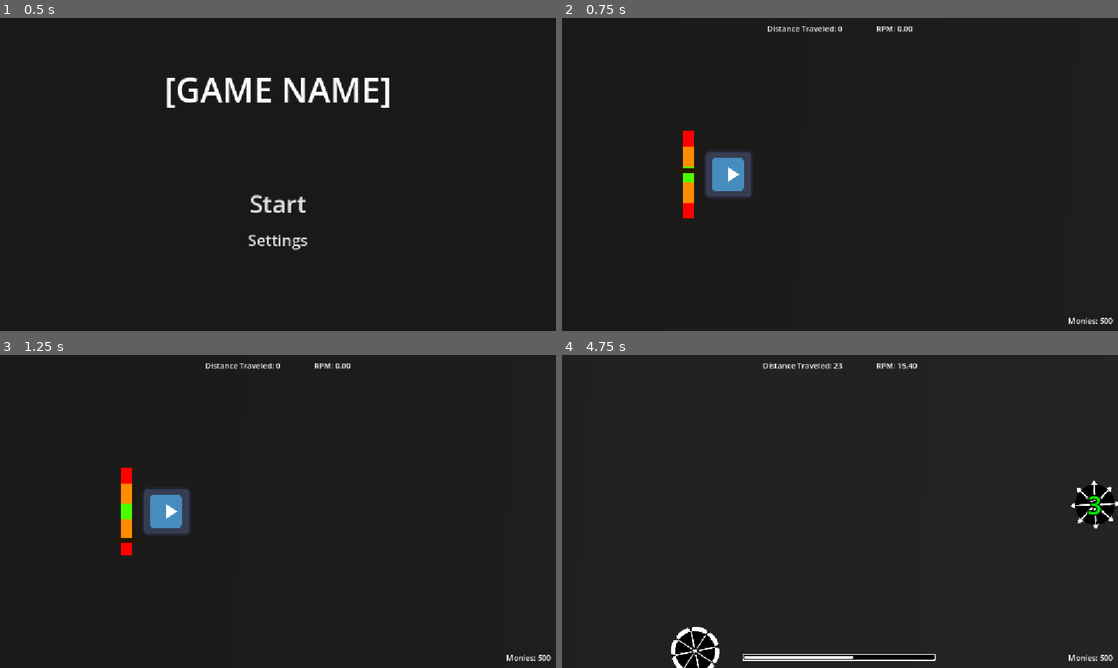
Above: before the commit, frames 1-4 (two rows, left to right).
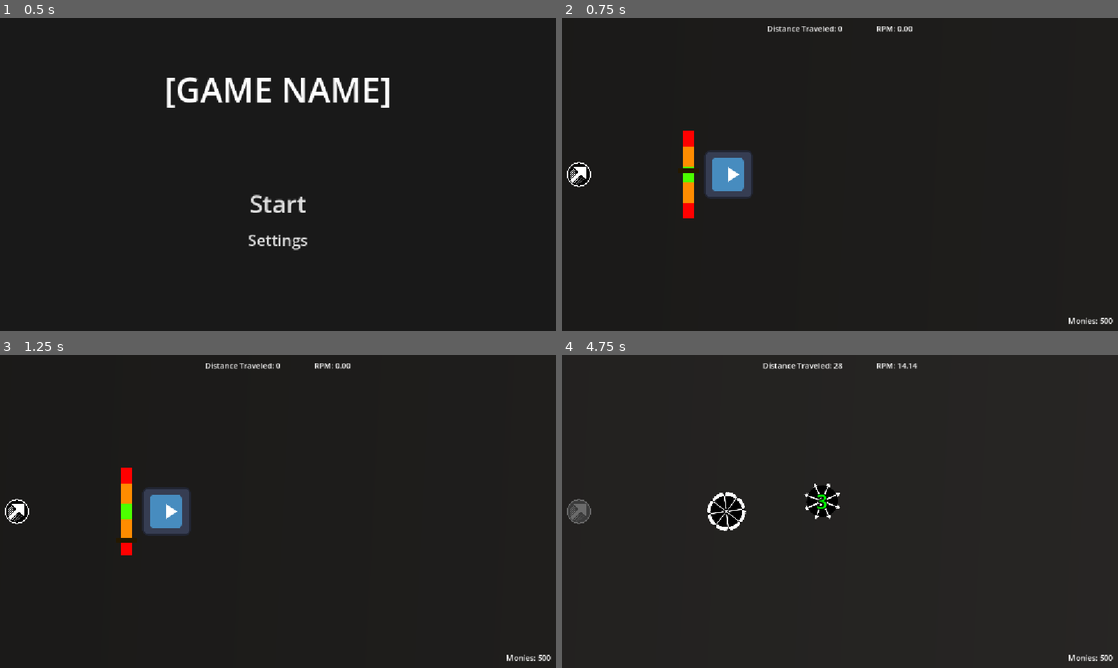
Above: after the commit, the same moments.

Repository: ryder-james/AVerySeriousGameJam
Game: Godot game, scene res://ui/main_menu.tscn
Same seed, same stepped clock (60 frames per second), same inputs: the game is played once before the commit and once after it. The engine's default icon, where the game draws it, is replaced by a stand-in: a white triangle on a blue panel in a dark square.
Inputs:
- Up to frame 1 (0.5 s): no input
- Up to frame 2 (0.75 s): click "Start" at 0.5 s
- Up to frame 3 (1.25 s): no input
- Up to frame 4 (4.75 s): tap Enter at 1.25 s; hold Space (launch) 1.28-2.03 s; tap A (ccw) at 2.1 s; tap Space (launch) at 2.3, 3.05, 3.6 s; hold D (cw) 2.78-3.53 s; hold Space (launch) from 4.28 s (still down)

Frame 1 is identical in both runs. In frame 2, 0.3% of the frame differs, in the area x 0-6%, y 46-54%; in frame 3, 0.3%; in frame 4, 3.9%, in the area x 0-100%, y 2-100%.

Commit message:
feat: Add dash charges

Diff:
--- a/beyblade/beyblade.gd
+++ b/beyblade/beyblade.gd
@@ -1,9 +1,11 @@
+class_name Beyblade
 extends RigidBody2D
 
 
 signal die
-signal start_dash
-signal end_dash
+signal dash_start
+signal dash_end
+signal dash_recharge
 
 
 const DASH_RIGHT := deg_to_rad(0.0)
@@ -17,13 +19,16 @@
 @export var gravity_force: float = 50.0
 @export var clash_detection_distance: float = 90.0
 
+var max_dash_charges: int = 1
 var is_dashing := false
 var dash_duration := 0.0
 var _preferred_dash_angle := DASH_RIGHT
 var _dash_tween: Tween = null
 
 @onready var rpm_agent: RPMAgent = %RPMAgent
+@onready var dash_charges: int = max_dash_charges
 @onready var _default_angular_damp: float = angular_damp
+@onready var _dash_recharge_timer: Timer = %DashRechargeTimer
 
 
 func _ready() -> void:
@@ -36,6 +41,7 @@
 	)
 	Game.clash.connect(_on_clash)
 	Game.player = self
+	_dash_recharge_timer.timeout.connect(_on_dash_recharge)
 
 
 func _process(_delta: float) -> void:
@@ -71,8 +77,9 @@
 		if release_dash:
 			_release_dash(dash_angle)
 	else:
-		if event.is_action_pressed("launch"):
-			start_dash.emit()
+		if dash_charges > 0 and event.is_action_pressed("launch"):
+			dash_charges -= 1
+			dash_start.emit()
 			is_dashing = true
 			dash_duration = max_dash_duration
 			_dash_tween = create_tween()
@@ -93,7 +100,12 @@
 	_preferred_dash_angle = 0.0
 	is_dashing = false
 	apply_central_impulse((Vector2.RIGHT * dash_strength).rotated(angle))
-	end_dash.emit()
+	dash_end.emit()
+
+
+func _on_dash_recharge() -> void:
+	dash_charges = min(dash_charges + 1, max_dash_charges)
+	dash_recharge.emit()
 
 
 func _on_clash(_player_rpm: RPMAgent, _enemy_rpm: RPMAgent, result: Game.ClashResult):
--- a/beyblade/beyblade.tscn
+++ b/beyblade/beyblade.tscn
@@ -54,3 +54,8 @@
 
 [node name="CollisionShape2D" type="CollisionShape2D" parent="ClashZone" unique_id=1266876625]
 shape = SubResource("CircleShape2D_ujo3m")
+
+[node name="DashRechargeTimer" type="Timer" parent="." unique_id=1284406729]
+unique_name_in_owner = true
+wait_time = 3.0
+autostart = true
--- a/game.gd
+++ b/game.gd
@@ -8,10 +8,9 @@
 	PLAYER_SUPER_VICTORY,
 }
 
-const Beyblade = preload("uid://dvgou34t5mt21")
-
 @warning_ignore("unused_signal")
 signal player_set(player: Beyblade)
+@warning_ignore("unused_signal")
 signal launch(power: float, angle: float)
 signal clash(player: RPMAgent, enemy: RPMAgent, result: ClashResult)
 
@@ -66,13 +65,13 @@
 func set_player(new_player: Beyblade) -> void:
 	if player:
 		player.die.disconnect(_on_player_died)
-		player.start_dash.disconnect(_on_dash_started)
-		player.end_dash.disconnect(_on_dash_ended)
+		player.dash_start.disconnect(_on_dash_started)
+		player.dash_end.disconnect(_on_dash_ended)
 	player = new_player
 	if player:
 		player.die.connect(_on_player_died)
-		player.start_dash.connect(_on_dash_started)
-		player.end_dash.connect(_on_dash_ended)
+		player.dash_start.connect(_on_dash_started)
+		player.dash_end.connect(_on_dash_ended)
 		camera = get_tree().root.get_camera_2d()
 		default_camera_zoom = camera.zoom
 		player_set.emit(player)
--- /dev/null
+++ b/ui/dash_charges.gd
@@ -0,0 +1,41 @@
+extends VBoxContainer
+
+
+const DASH_CHARGE_SCENE = preload("uid://qkqpa7huimdn")
+const UIDashCharge = preload("uid://dtqhe4pkd4jeq")
+
+
+var _player: Beyblade
+var _charges: Array[UIDashCharge] = []
+
+
+func _ready() -> void:
+	if Game.player:
+		_on_player_set(Game.player)
+	else:
+		Game.player_set.connect(_on_player_set)
+
+
+func _on_player_set(new_player: Beyblade) -> void:
+	if _player:
+		for child in get_children():
+			child.queue_free()
+		_charges.clear()
+		_player.dash_start.disconnect(_on_dash)
+		_player.dash_recharge.disconnect(_on_dash_recharged)
+	_player = new_player
+	if _player:
+		for i in _player.max_dash_charges:
+			var charge: UIDashCharge = DASH_CHARGE_SCENE.instantiate()
+			_charges.append(charge)
+			add_child(charge)
+		_player.dash_start.connect(_on_dash)
+		_player.dash_recharge.connect(_on_dash_recharged)
+
+
+func _on_dash() -> void:
+	_charges[_player.dash_charges].deplete()
+
+
+func _on_dash_recharged() -> void:
+	_charges[_player.dash_charges - 1].charge()
--- a/ui/dash_hold_bar.gd
+++ b/ui/dash_hold_bar.gd
@@ -1,7 +1,4 @@
 extends ProgressBar
-
-
-const Beyblade = preload("uid://dvgou34t5mt21")
 
 
 var _player: Beyblade
@@ -24,12 +21,12 @@
 
 func _on_player_set(new_player: Beyblade) -> void:
 	if _player:
-		_player.start_dash.disconnect(_on_dash_started)
-		_player.end_dash.disconnect(_on_dash_ended)
+		_player.dash_start.disconnect(_on_dash_started)
+		_player.dash_end.disconnect(_on_dash_ended)
 	_player = new_player
 	if _player:
-		_player.start_dash.connect(_on_dash_started)
-		_player.end_dash.connect(_on_dash_ended)
+		_player.dash_start.connect(_on_dash_started)
+		_player.dash_end.connect(_on_dash_ended)
 
 
 func _on_dash_started() -> void:
--- a/ui/overlay_ui.tscn
+++ b/ui/overlay_ui.tscn
@@ -1,6 +1,7 @@
 [gd_scene format=3 uid="uid://by4wumt7yrhdh"]
 
 [ext_resource type="Script" uid="uid://15fhxexaijtj" path="res://ui/overlay_ui.gd" id="1_ygi30"]
+[ext_resource type="Script" uid="uid://du305qfadnnyf" path="res://ui/dash_charges.gd" id="2_5ti27"]
 [ext_resource type="Texture2D" uid="uid://r324o3jeddi6" path="res://ui/imgs/progress_bar_outline.png" id="2_g5hcj"]
 [ext_resource type="Texture2D" uid="uid://brml14clbpqdq" path="res://ui/imgs/progress_bar_fill.png" id="3_gjh5w"]
 [ext_resource type="Script" uid="uid://dsohgoo2xlggv" path="res://ui/dash_hold_bar.gd" id="4_gjh5w"]
@@ -27,6 +28,15 @@
 grow_horizontal = 2
 grow_vertical = 2
 script = ExtResource("1_ygi30")
+
+[node name="DashCharges" type="VBoxContainer" parent="." unique_id=344676690]
+layout_mode = 0
+offset_left = 10.0
+offset_top = 10.0
+offset_right = 60.0
+offset_bottom = 638.0
+alignment = 1
+script = ExtResource("2_5ti27")
 
 [node name="MarginContainer" type="MarginContainer" parent="." unique_id=1689893684]
 layout_mode = 1
--- /dev/null
+++ b/ui/ui_dash_charge.gd
@@ -0,0 +1,20 @@
+extends CenterContainer
+
+
+var _charge_tween: Tween = null
+
+@onready var _progress: TextureProgressBar = %Progress
+
+
+func charge() -> void:
+	if _charge_tween:
+		_charge_tween.stop()
+	_charge_tween = create_tween()
+	_charge_tween.tween_property(_progress, "value", _progress.max_value, 0.1)
+
+
+func deplete() -> void:
+	if _charge_tween:
+		_charge_tween.stop()
+	_charge_tween = create_tween()
+	_charge_tween.tween_property(_progress, "value", 0.0, 0.1)
--- /dev/null
+++ b/ui/ui_dash_charge.tscn
@@ -0,0 +1,18 @@
+[gd_scene format=3 uid="uid://qkqpa7huimdn"]
+
+[ext_resource type="Script" uid="uid://dtqhe4pkd4jeq" path="res://ui/ui_dash_charge.gd" id="1_1q13s"]
+[ext_resource type="Texture2D" uid="uid://ib1p14ivmjv6" path="res://ui/icons/dash_uncharged_icon.png" id="1_pspde"]
+[ext_resource type="Texture2D" uid="uid://d3yshb38cqhgu" path="res://ui/icons/dash_charged_icon.png" id="2_1q13s"]
+
+[node name="Charge" type="CenterContainer" unique_id=1029842814]
+script = ExtResource("1_1q13s")
+
+[node name="Progress" type="TextureProgressBar" parent="." unique_id=773535933]
+unique_name_in_owner = true
+custom_minimum_size = Vector2(50, 50)
+layout_mode = 2
+value = 100.0
+fill_mode = 3
+nine_patch_stretch = true
+texture_under = ExtResource("1_pspde")
+texture_progress = ExtResource("2_1q13s")
Binary file added: rawsprites/dash_icon.aseprite
Not shown, added: ui/dash_charges.gd.uid
Binary file added: ui/icons/dash_charged_icon.png
Not shown, added: ui/icons/dash_charged_icon.png.import
Binary file added: ui/icons/dash_uncharged_icon.png
Not shown, added: ui/icons/dash_uncharged_icon.png.import
Not shown, added: ui/ui_dash_charge.gd.uid
